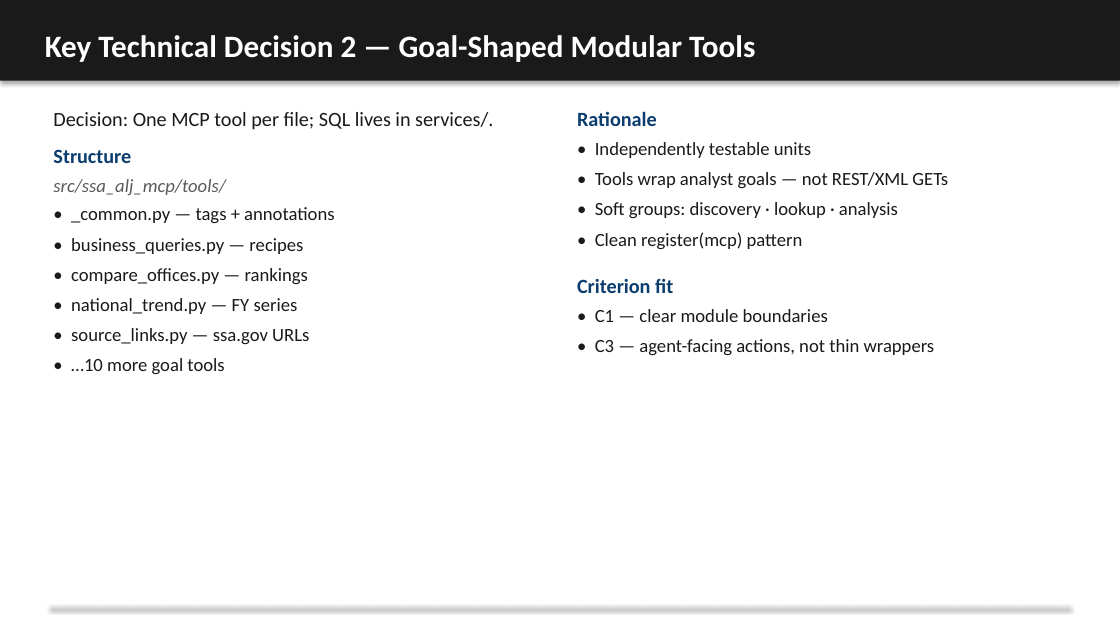
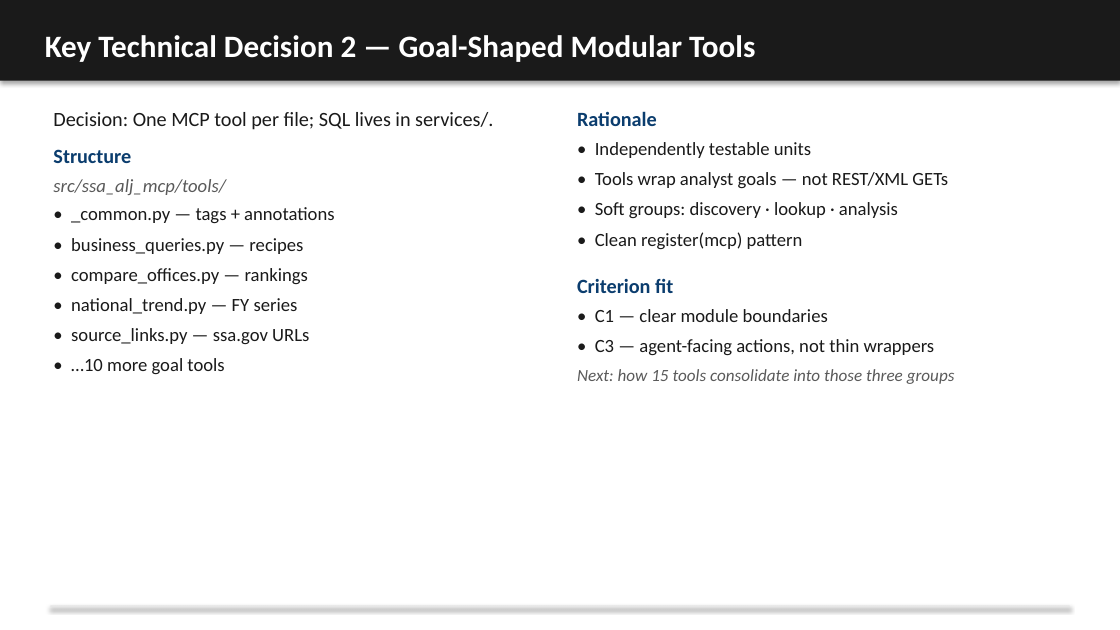
Before and after one commit to GSA-MCPDev-HackAThon-SSAHQ-Team/GSA-Hackathon-SSA-LegalOpenData-MCP-Server, a slide deck: slide 6 of docs/demo/SSA-ALJ-MCP-Hackathon-Deck.pptx. Drawn at 1120x630 pixels with LibreOffice and Linux fonts; fonts in the diff are those of the drawing. Boxes give left, top, right and bottom in pixels: in the first picture for what was removed or moved away, otherwise in the second. Text is boxed around its words. In the diff, an @@ line names an element or a change of style, - is before the commit and + after.

```diff
--- a/docs/demo/SSA-ALJ-MCP-Hackathon-Deck.pptx
+++ b/docs/demo/SSA-ALJ-MCP-Hackathon-Deck.pptx
@@ text at [577, 369, 955, 384]: paragraph added @@
+Next: how 15 tools consolidate into those three groups
```
Also in this commit, not shown: 1 slide added, 1 other file.
